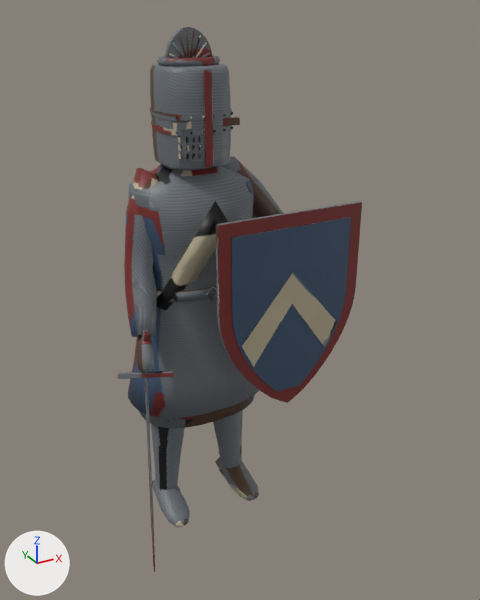
An edit to the FBX model Assets/Models/ArtBible/Enemies/High/HouseholdKnight/HouseholdKnight.fbx, drawn before and after from the same camera.
The view is the same before and after, from a 50 mm lens placed at (-1.02, -2.23, 2.01), pointed at (0.18, -0.05, 0.92). Lighting does not change. The marker at lower left points along +X, +Y and +Z. The picture after the commit comes second.

The first picture shows 'HouseholdKnight'.
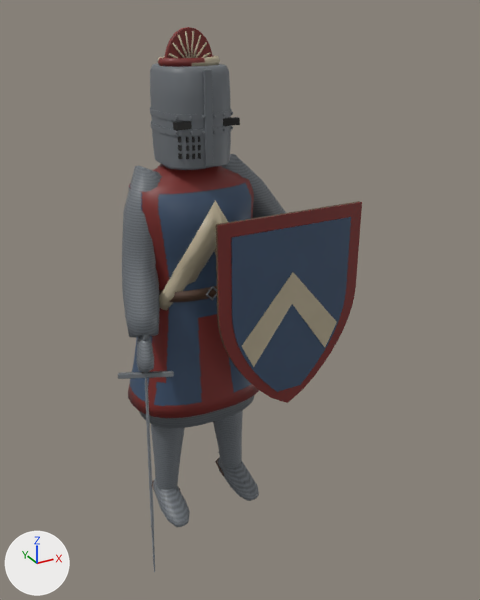
What differs and where, as boxes (x1, y1, x2, y2) in the pictures (480 x 600 px; the box of a moved part takes in the faces that stretch with it):
part 1 of me_householdknight, moved or reshaped
    before: (124, 116, 283, 337)
    after: (122, 131, 286, 340)
part 2 of me_householdknight, added
    after: (128, 363, 259, 418)
part 3 of me_householdknight, surface changed
    both: (128, 27, 362, 573)

The change, as a diff of the scene's bpy script:
```diff
--- a/Assets/Models/ArtBible/Enemies/High/HouseholdKnight/HouseholdKnight.fbx.py
+++ b/Assets/Models/ArtBible/Enemies/High/HouseholdKnight/HouseholdKnight.fbx.py
@@ me_householdknight @@
 # used by ob_householdknight; location = (0.0, 0.0, 0.0)
-me_householdknight.from_pydata(...)  # 3123 vertices, 3042 faces; spans x -0.4..0.54, y -0.38..0.45, z 0.0..1.95
+me_householdknight.from_pydata(...)  # 3155 vertices, 3074 faces; spans x -0.4..0.54, y -0.38..0.45, z 0.0..1.95
+# me_householdknight part 1: 107 vertices moved from x -0.29..0.42, y -0.23..0.07, z 0.94..1.68 to x -0.29..0.43, y -0.23..0.08, z 0.94..1.68; 90 vertices removed from x -0.32..-0.08, y -0.2..0.07, z 0.89..1.49; 90 vertices added at x -0.33..-0.07, y -0.21..0.08, z 0.89..1.5
+# me_householdknight part 2: 32 vertices added at x -0.28..0.28, y -0.2..0.2, z 0.59
+# me_householdknight part 3: 2564 kept faces spanning x -0.4..0.54, y -0.38..0.45, z 0.0..1.95 get new texture (UV) coordinates
 me_householdknight.materials.append(mat_householdknight)
```
